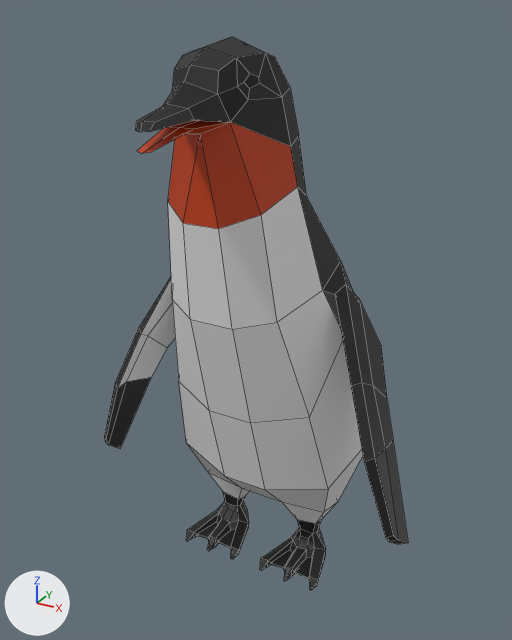
The FBX model Assets/Models/Penguin/Penguin@SWIM.FBX: old version first, new version second.
One viewpoint serves both versions: a camera (50 mm lens) standing at (0.607, -1.153, 1.124) and looking at (-0.018, -0.017, 0.556). Arrows for +X, +Y and +Z are at lower left; the lights stay in place. Mesh edges are drawn as thin lines. Where no turn or scale is listed for an object, it has been applied to the vertices.

The first picture shows 'penguin'.
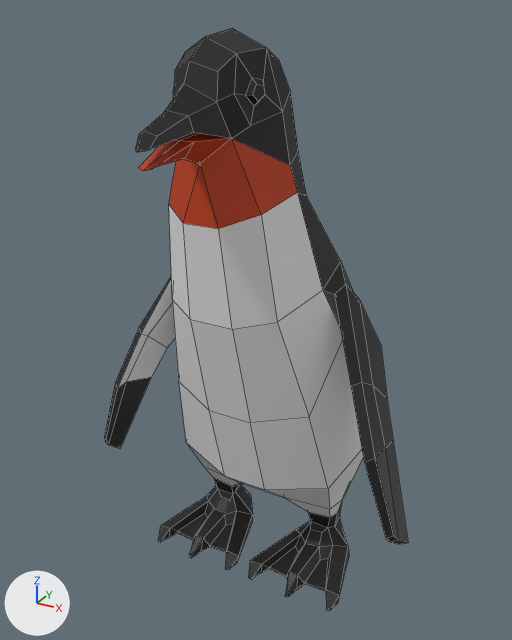
Where the change shows, as pixel boxes (x1, y1, x2, y2) in the pictures (512 x 640 px; the box of a moved part takes in the faces that stretch with it):
'penguin', reshaped
    before: (104, 37, 408, 590)
    after: (104, 28, 408, 611)
part 1 of me_mesh, moved or reshaped
    before: (186, 445, 363, 590)
    after: (158, 445, 363, 611)
part 2 of me_mesh, built on
    before: (135, 37, 340, 322)
    after: (135, 28, 340, 322)

The edits, one by one:
Picture 'Penguin_01.png' (img_penguin_01_png) is new.
Material 'Penguin_01' (mat_penguin_01) is new.
Its texture is img_penguin_01_png (with its transparency).
Its roughness is 0.553.
me_mesh is used by ob_penguin; location (0.0, 0.0, 0.0).
me_mesh had 310 vertices, 309 faces and spanned x -0.348..0.348, y -0.373..0.363, z 0.001..1.083.
me_mesh no longer uses material mat_penguin_white1 (picture img_penguin_col_1k_png).
me_mesh now has 320 vertices, 319 faces and spans x -0.348..0.348, y -0.384..0.363, z 0.001..1.096.
Part 1, on me_mesh:
148 vertices move from x -0.166..0.166, y -0.101..0.118, z 0.001..0.149 to x -0.223..0.223, y -0.138..0.148, z 0.001..0.158.
Part 2, on me_mesh:
10 vertices are removed from x -0.071..0.071, y -0.195..-0.167, z 1.014..1.036.
12 faces are deleted.
3 vertices in x -0.025..0.025, y -0.278, z 0.977 move by (0.0, -0.003, -0.017).
3 vertices in x -0.025..0.025, y -0.281, z 0.965 move by (0.0, 0.0, -0.018).
51 vertices move from x -0.11..0.11, y -0.373..0.007, z 0.827..1.083 to x -0.11..0.11, y -0.384..0.016, z 0.821..1.096.
20 vertices are added at x -0.076..0.076, y -0.19..-0.15, z 0.988..1.029.
22 new faces join them.
me_mesh now uses material mat_penguin_01 (picture img_penguin_01_png).
